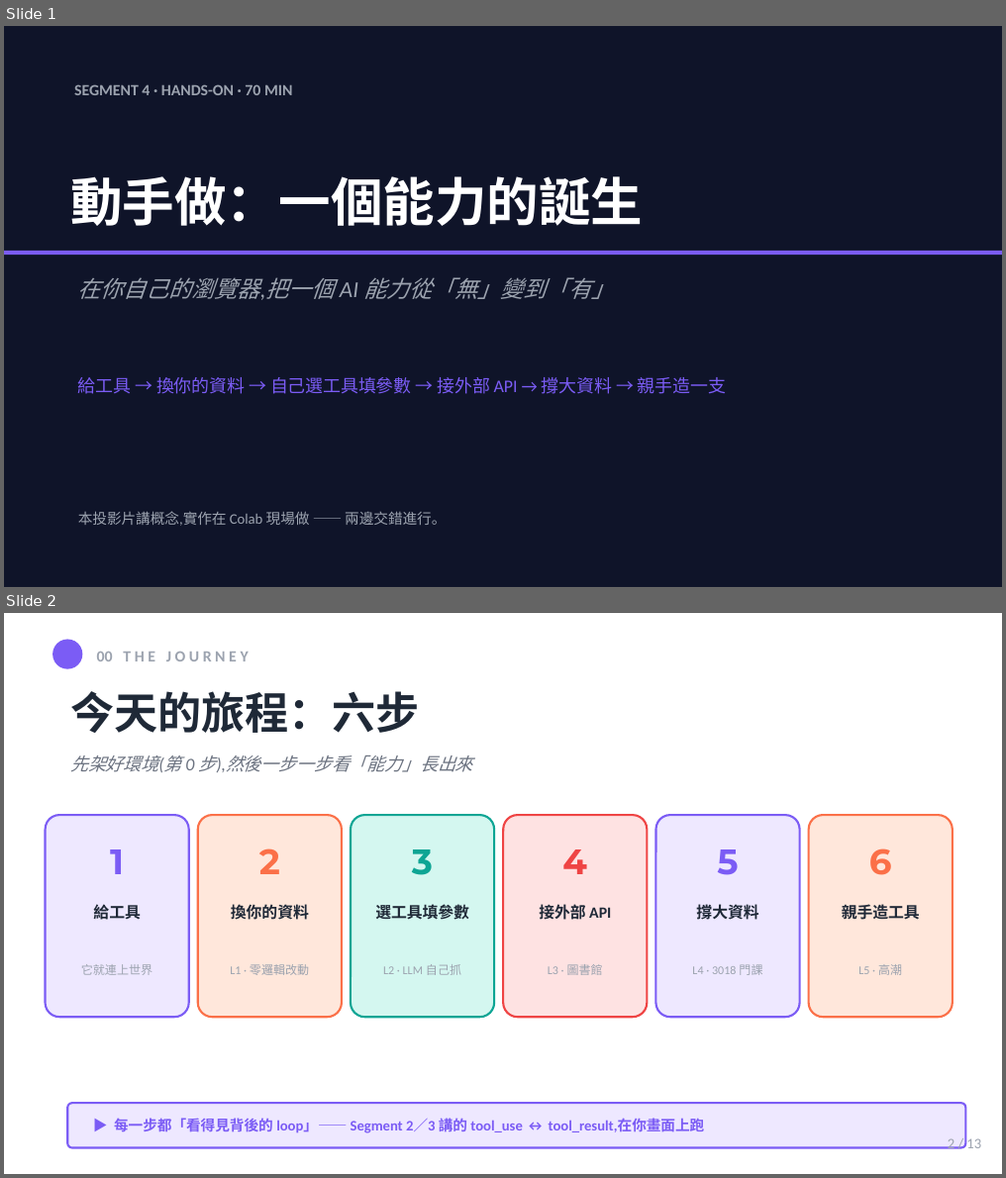
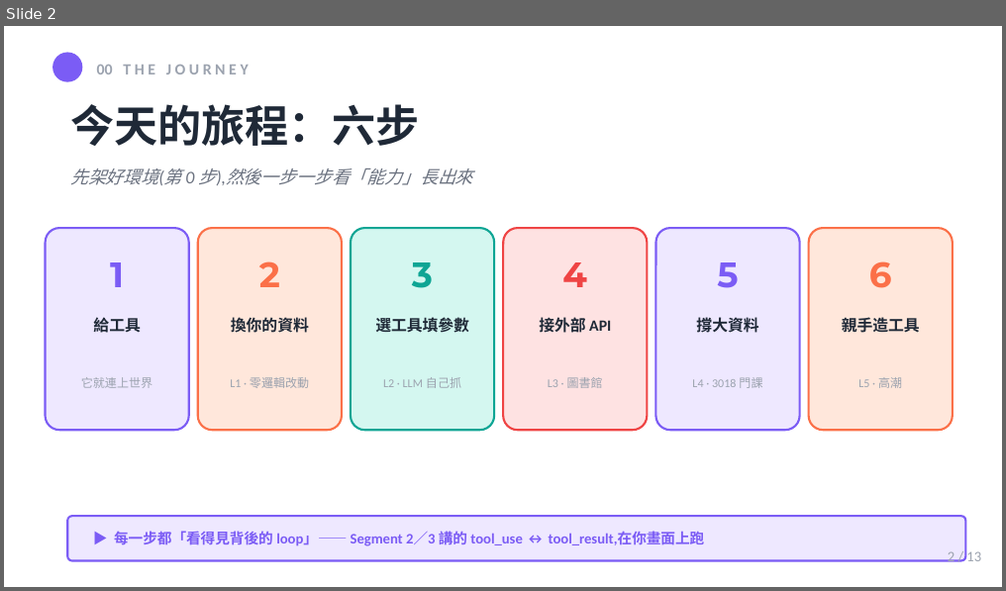
Before and after one commit to UDICatNCHU/nchu-mcp-workshop-2026, a slide deck: slides/04-hands-on-lab.pptx. Shown one above the other, each under a label of ours: slides 1 and 2 before the commit, slide 2 after it. The pictures are 1006x1178 and 1006x591 pixels, drawn with LibreOffice and Linux fonts; fonts in the diff are those of the drawing. Boxes give left, top, right and bottom in pixels: in the first picture for what was removed or moved away, otherwise in the second. Text is boxed around its words. In the diff, an @@ line names an element or a change of style, - is before the commit and + after.

Commit message:
style(seg4-slides): 封面/finale 對齊 01·03 白底慣例(不再用 midnight)
使用者要求視覺與現有各段投影片一致。原 04 封面/收尾用了 midnight,跟
01/02/03 的白底封面不一致。改成:
- 封面:白底 + violet 短條 + 「第四講」kicker + 大黑標題「動手做」+ violet 副標
  + violet pastel hook 卡 + 「范耀中 Yao-Chung Fan / 國立中興大學…」署名(套 03 版位)
- finale:白底三卡(連上世界 / 更真實的工具 / 親手造一支)+ 底部橋接 callout 到
  Segment 5(對齊 03 結尾的三卡 + bridge 慣例)
內容頁原本就用共用 lib_newstyle,維持不變。

```diff
--- a/slides/04-hands-on-lab.pptx
+++ b/slides/04-hands-on-lab.pptx
@@ slide 1 removed at (x1=4, y1=26, x2=1002, y2=587), background #FFFFFF @@
@@ rectangle removed at (x1=4, y1=26, x2=1002, y2=586) @@
@@ text removed at (x1=74, y1=84, x2=292, y2=95) @@
-SEGMENT 4 · HANDS-ON · 70 MIN
@@ text removed at (x1=70, y1=176, x2=643, y2=226) @@
-動手做：一個能力的誕生
@@ rectangle removed at (x1=4, y1=251, x2=1002, y2=255) @@
@@ text removed at (x1=78, y1=277, x2=614, y2=299) @@
-在你自己的瀏覽器,把一個 AI 能力從「無」變到「有」
@@ text removed at (x1=78, y1=377, x2=726, y2=394) @@
-給工具 → 換你的資料 → 自己選工具填參數 → 接外部 API → 撐大資料 → 親手造一支
@@ text removed at (x1=78, y1=511, x2=446, y2=526) @@
-本投影片講概念,實作在 Colab 現場做 —— 兩邊交錯進行。
```
Also in this commit, not shown: 1 slide changed, 1 slide added, 1 other file.
